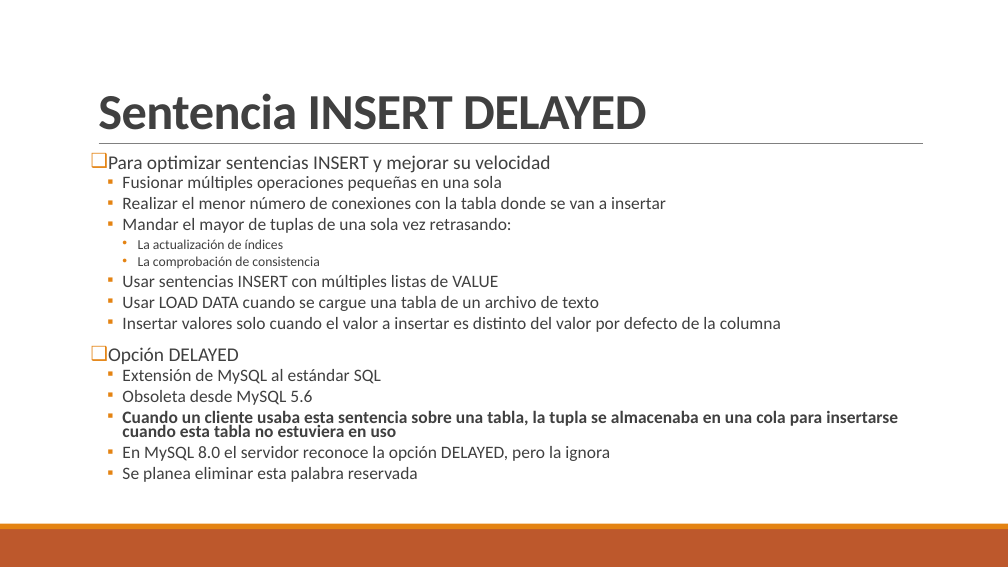
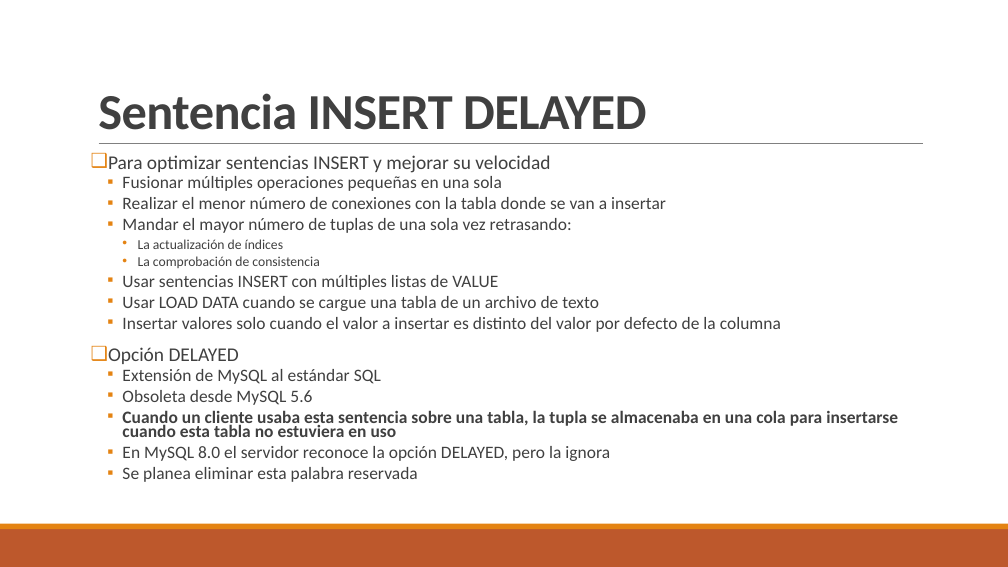
Before and after one commit to GZA1/TrabajoDesarrolloBDII, a slide deck: slide 11 of TrabajoDesarrollo-BDII-GonzaloSenovilla-MiguelVítores.pptx. Drawn at 1008x567 pixels with LibreOffice and Linux fonts; fonts in the diff are those of the drawing. Boxes give left, top, right and bottom in pixels: in the first picture for what was removed or moved away, otherwise in the second. Text is boxed around its words. In the diff, an @@ line names an element or a change of style, - is before the commit and + after.

Commit message:
eeee

```diff
--- a/TrabajoDesarrollo-BDII-GonzaloSenovilla-MiguelVítores.pptx
+++ b/TrabajoDesarrollo-BDII-GonzaloSenovilla-MiguelVítores.pptx
@@ text at [122, 218, 572, 233]: text changed @@
-  ▪ Mandar el mayor de tuplas de una sola vez retrasando:
+  ▪ Mandar el mayor número de tuplas de una sola vez retrasando:
```
